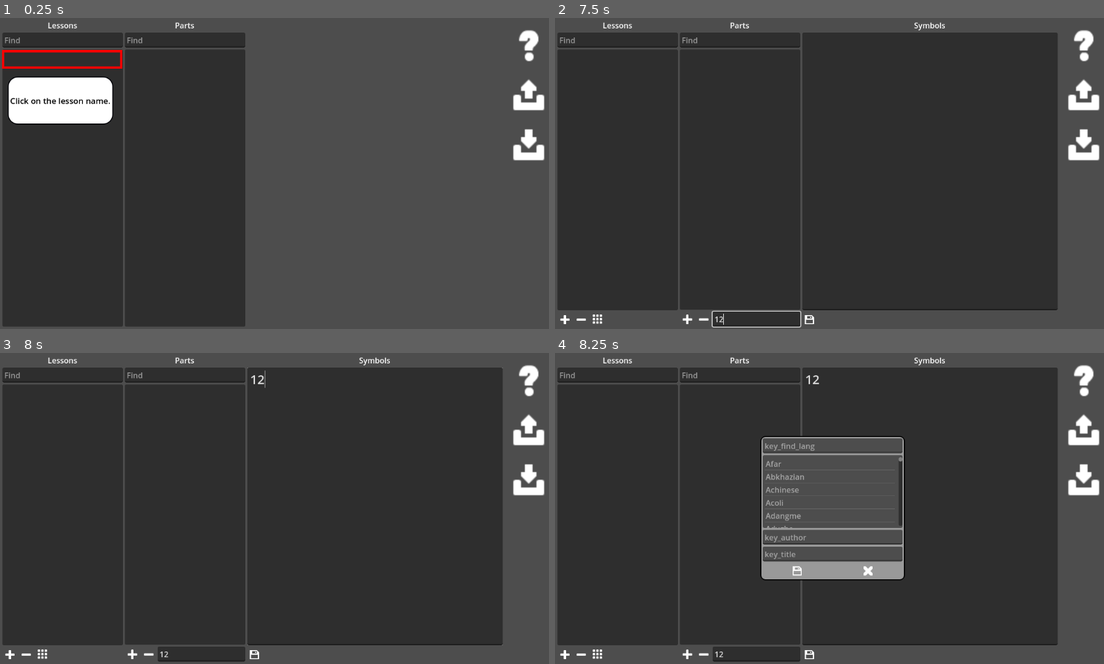
Above: before the commit, frames 1-4 (two rows, left to right).
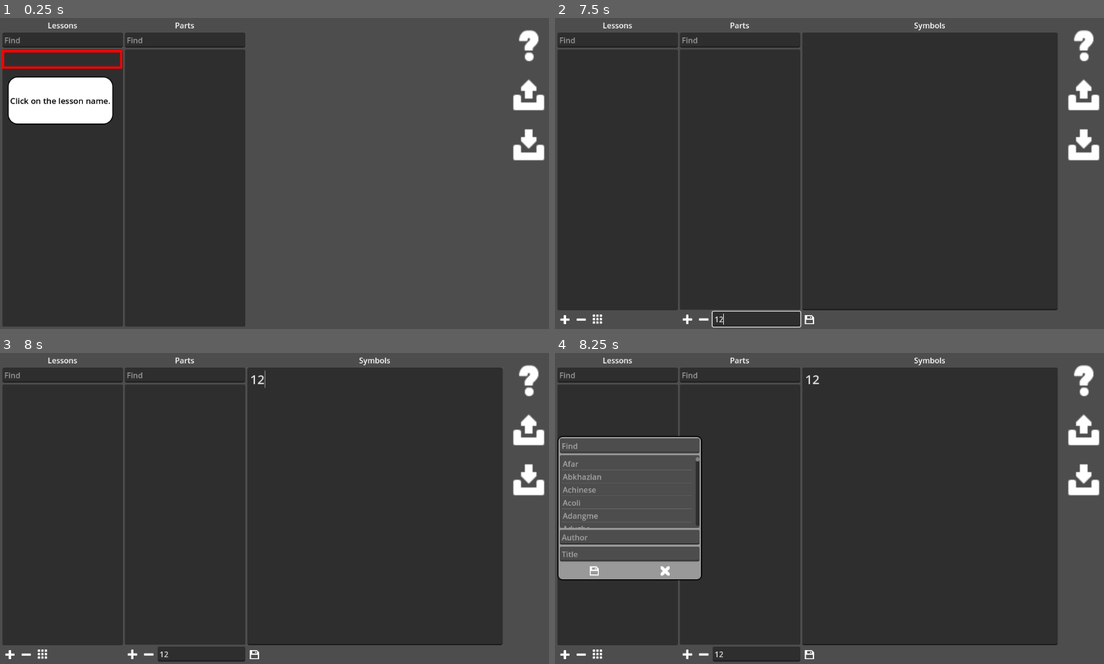
Above: after the commit, the same moments.

Repository: Medex81/100mina
Game: Godot game, scene res://app/scenes/lessons.tscn
Two runs of this game, one before a commit and one after it. Both use one fixed random seed, a clock stepped at 60 frames per second and the inputs below.
Inputs (mouse positions are in pixels of both pictures, inside the frame that each line leads up to):
- Up to frame 1 (0.25 s): no input
- Up to frame 2 (7.5 s): click (615, 39) at 0.52 s; type "Alex" at 0.6 s; click (741, 39) at 0.75 s; type "Alex" at 0.83 s; click (1082, 92) at 1.25 s; click (1082, 142) at 2 s; click (1082, 92) at 2.75 s; click (1082, 142) at 3.5 s; click (1082, 92) at 4.25 s; click (1082, 142) at 5 s; click (1082, 42) at 5.75 s; tap Enter at 6.5 s; move the mouse to (615, 58) at 6.52 s; tap E at 6.6 s; click (615, 58) at 6.67 s; click (758, 319) at 7.27 s; type "12" at 7.35 s
- Up to frame 3 (8 s): click (373, 505) at 7.5 s; type "12" at 7.58 s
- Up to frame 4 (8.25 s): click (565, 654) at 8.02 s

Frames 1-3 are identical in both runs. In frame 4, 23% of the frame differs, in the area x 0-64%, y 26-74%.

Commit message:
Replacement of outdated translation keys. Removed artifact files.

Diff:
--- a/app/scenes/editor.gd
+++ /dev/null
@@ -1,70 +0,0 @@
-extends HBoxContainer
-
-@export_file("*.*scn") var key_opt:String
-
-var _key_opt_res:PackedScene
-
-signal send_key_set(key_sets)
-
-func _ready():
-	if not key_opt.is_empty():
-		_key_opt_res = load(key_opt)
-
-func _on_add_pressed():
-	if _key_opt_res:
-		$key_sets.add_child(_key_opt_res.instantiate())
-	else:
-		OS.alert(tr("key_need_key_opt"), tr("key_error"))
-
-func _on_remove_pressed():
-	remove(-1)
-
-func remove(index:int)->bool:
-	if $key_sets.get_child_count() and index < $key_sets.get_child_count():
-		var last_child = $key_sets.get_children()[index]
-		$key_sets.remove_child(last_child)
-		last_child.queue_free()
-		return true
-	return false
-
-func _on_save_pressed():
-	var _key_sets:Dictionary
-	var is_func_key = false
-	var is_sign_key = false
-	for child in $key_sets.get_children():
-		if child is KeySet:
-			var key_set_res = child.serialize()
-			if _key_sets.has(key_set_res.modification):
-				OS.alert(tr("key_already_exists").format([key_set_res.modification]), tr("key_error"))
-				return
-			if key_set_res.modification == TypeEngine.key_simple and key_set_res.value.is_empty():
-				OS.alert(tr("key_empty_simple").format([key_set_res.modification]), tr("key_error"))
-				return
-			if key_set_res.value.is_empty():
-				if is_func_key:
-					OS.alert(tr("key_one_func_set"), tr("key_error"))
-					return
-				if is_sign_key:
-					OS.alert(tr("key_only_one_type"), tr("key_error"))
-					return
-				is_func_key = true
-			if key_set_res.modification == TypeEngine.key_simple and not key_set_res.value.is_empty() and is_func_key:
-				OS.alert(tr("key_only_one_type"), tr("key_error"))
-				return
-			if key_set_res.modification == TypeEngine.key_simple and not key_set_res.value.is_empty():
-				is_sign_key = true
-			_key_sets[key_set_res.modification] = key_set_res
-		else:
-			OS.alert(tr("key_only_keyset"), tr("key_error"))
-			return
-
-	emit_signal("send_key_set", _key_sets)
-
-func deserialize(dict:Dictionary):
-	while remove(-1):
-		pass
-	if _key_opt_res:
-		for key in dict.keys():
-			var key_set = _key_opt_res.instantiate() as KeySet
-			key_set.deserialize(dict[key])
-			$key_sets.add_child(key_set)
--- a/app/scenes/help.gd
+++ b/app/scenes/help.gd
@@ -2,6 +2,8 @@
 
 @export_file("*.tscn") var create_lesson:String
 @export_file("*.tscn") var create_keyboard:String
+@export_file("*.tscn") var export:String
+@export_file("*.tscn") var import:String
 
 func _ready():
 	$margin/VBoxContainer/version.text = tr("key_title_version").format([TypeEngine.version])
@@ -12,18 +14,22 @@
 func _on_create_lesson_pressed():
 	_on_pressed()
 	if not create_lesson.is_empty():
-		TypeEngine.add_tutor(create_lesson, get_tree().current_scene)
+		TypeEngine.add_tutor(create_lesson, get_tree().current_scene.get_node("main"))
 
 func _on_create_keyboard_pressed():
 	_on_pressed()
 	if not create_keyboard.is_empty():
-		TypeEngine.add_tutor(create_keyboard, get_tree().current_scene)
+		TypeEngine.add_tutor(create_keyboard, get_tree().current_scene.get_node("main"))
 
 func _on_export_pressed():
 	_on_pressed()
+	if not export.is_empty():
+		TypeEngine.add_tutor(export, get_tree().current_scene.get_node("main"))
 
 func _on_import_pressed():
 	_on_pressed()
+	if not import.is_empty():
+		TypeEngine.add_tutor(import, get_tree().current_scene.get_node("main"))
 
 func _on_help_pressed():
 	visible = !visible
--- a/app/scenes/help.tscn
+++ b/app/scenes/help.tscn
@@ -4,6 +4,14 @@
 
 [sub_resource type="StyleBoxFlat" id="StyleBoxFlat_yehli"]
 bg_color = Color(0.14902, 0.137255, 0.137255, 1)
+border_width_left = 3
+border_width_top = 3
+border_width_right = 3
+border_width_bottom = 3
+corner_radius_top_left = 5
+corner_radius_top_right = 5
+corner_radius_bottom_right = 5
+corner_radius_bottom_left = 5
 
 [node name="help" type="Panel"]
 custom_minimum_size = Vector2(400, 500)
@@ -30,15 +38,17 @@
 theme_override_constants/margin_top = 10
 theme_override_constants/margin_right = 10
 theme_override_constants/margin_bottom = 10
-metadata/_edit_use_anchors_ = true
 
 [node name="VBoxContainer" type="VBoxContainer" parent="margin"]
 layout_mode = 2
 
 [node name="about" type="Label" parent="margin/VBoxContainer"]
 layout_mode = 2
+size_flags_vertical = 3
+theme_override_constants/line_spacing = -4
 text = "key_help_about_text"
 horizontal_alignment = 1
+vertical_alignment = 1
 autowrap_mode = 3
 
 [node name="version" type="Label" parent="margin/VBoxContainer"]
@@ -105,12 +115,12 @@
 
 [node name="export" type="Button" parent="margin/VBoxContainer"]
 layout_mode = 2
-text = "key_tutor_export"
+text = "key_tutor_export_lesson"
 flat = true
 
 [node name="import" type="Button" parent="margin/VBoxContainer"]
 layout_mode = 2
-text = "key_tutor_import"
+text = "key_tutor_import_lesson"
 flat = true
 
 [connection signal="pressed" from="margin/VBoxContainer/vk" to="." method="_on_pressed"]
--- a/app/scenes/keyboard.gd
+++ b/app/scenes/keyboard.gd
@@ -44,7 +44,7 @@
 	if not _first_symbol.is_empty():
 		_on_type_area_send_next_symbol(_first_symbol)
 
-	if _scene_data.edit_mode:
+	if _scene_data and _scene_data.edit_mode:
 		for button in specials_button_group.get_buttons():
 			button.disabled = true
 
@@ -53,7 +53,7 @@
 	$key_value.set_values(button.key_sets)
 	if $key_value.visible:
 		$key_value.grab_focus()
-		get_tree().call_group(TutorStep.group_name, TutorStep.group_method)
+		get_tree().call_group(TutorStep.group_name, TutorStep.group_method, "lineedit")
 
 # select the button by the next character that the user must enter
 func _on_type_area_send_next_symbol(symbol):
--- a/app/scenes/lesson_options.gd
+++ b/app/scenes/lesson_options.gd
@@ -29,17 +29,17 @@
 	if not select_id.is_empty():
 		lang = $margin/VBoxContainer/lang_list.get_item_text(select_id.front()).to_snake_case()
 	else:
-		OS.alert(tr("key_tutor_find_lang"), tr("key_error"))
+		OS.alert(tr("key_tutor_lang_list"), tr("key_title_error"))
 		return
 
 	if $margin/VBoxContainer/author.text.is_empty():
-		OS.alert(tr("key_tutor_author"), tr("key_error"))
+		OS.alert(tr("key_tutor_author"), tr("key_title_error"))
 		return
 	else:
 		author = $margin/VBoxContainer/author.text.to_snake_case()
 
 	if $margin/VBoxContainer/title.text.is_empty():
-		OS.alert(tr("key_tutor_lesson_name"), tr("key_error"))
+		OS.alert(tr("key_tutor_lesson_name"), tr("key_title_error"))
 		return
 	else:
 		title = $margin/VBoxContainer/title.text.to_snake_case()
@@ -49,8 +49,8 @@
 	visible = false
 
 	emit_signal("send_need_update")
-	get_tree().call_group(TutorStep.group_name, TutorStep.group_method)
+	get_tree().call_group(TutorStep.group_name, TutorStep.group_method, "step_lesson_sel_new")
 
 func _on_add_pressed():
 	visible = true
-	get_tree().call_group(TutorStep.group_name, TutorStep.group_method)
+	get_tree().call_group(TutorStep.group_name, TutorStep.group_method, "step_find_lang")
--- a/app/scenes/lessons.gd
+++ b/app/scenes/lessons.gd
@@ -40,16 +40,19 @@
 func _on_list_item_clicked(index, _at_position, _mouse_button_index):
 	_lang = TypeEngine.get_lesson_lang($list.get_item_text(index))
 	emit_signal("send_lesson_clicked", $list.get_item_text(index))
-	get_tree().call_group(TutorStep.group_name, TutorStep.group_method)
+	get_tree().call_group(TutorStep.group_name, TutorStep.group_method, "step_lesson_part_list")
+	get_tree().call_group(TutorStep.group_name, TutorStep.group_method, "step_part_name")
+	get_tree().call_group(TutorStep.group_name, TutorStep.group_method, "step_key_kb_edit")
+	get_tree().call_group(TutorStep.group_name, TutorStep.group_method, "step_dialog")
 
 func start_lesson(lesson:String):
 	var parts = TypeEngine.get_lesson_parts(lesson)
 	_lang = TypeEngine.get_lesson_lang(lesson)
 	if not TypeEngine.is_keyboard_exists(_lang):
-		OS.alert(tr("key_kb_not_exists").format([_lang, lesson]), tr("key_error"))
+		OS.alert(tr("key_error_kb_not_exists").format([_lang, lesson]), tr("key_title_error"))
 		return
 	if parts.is_empty():
-		OS.alert(tr("key_no_parts_in_lesson").format([lesson]), tr("key_error"))
+		OS.alert(tr("key_error_no_parts_in_lesson").format([lesson]), tr("key_title_error"))
 		return
 	var part = TypeEngine.get_part_from_state(lesson) as String
 	if part.is_empty():
@@ -57,12 +60,12 @@
 	else:
 		var ind_part = parts.keys().find(part)
 		if ind_part == -1:
-			OS.alert(tr("key_change_in_lesson").format([lesson, part]), tr("key_error"))
+			OS.alert(tr("key_error_change_in_lesson").format([lesson, part]), tr("key_title_error"))
 			return
 		if ind_part < parts.keys().size() - 1:
 			part = parts.keys()[ind_part + 1]
 		else:
-			OS.alert(tr("key_lesson_done"), tr("key_congratulations"))
+			OS.alert(tr("key_done_lesson"), tr("key_title_congratulations"))
 			TypeEngine.set_part_to_state(lesson, "")
 			return
 
@@ -94,7 +97,7 @@
 		TypeEngine.scene_mediator[TypeEngine.keyboard_scene] = data
 		get_tree().change_scene_to_file(TypeEngine.keyboard_scene)
 	else:
-		OS.alert(tr("key_error_select_lesson"), tr("key_error"))
+		OS.alert(tr("key_error_select_lesson"), tr("key_title_error"))
 
 # export the lesson and keyboard file to the specified directory
 func _on_file_export_dir_selected(dir):
--- a/app/scenes/lessons.tscn
+++ b/app/scenes/lessons.tscn
@@ -151,7 +151,7 @@
 [node name="new_part" type="LineEdit" parent="main/mediator/parts/manage"]
 layout_mode = 2
 size_flags_horizontal = 3
-tooltip_text = "key_name_add_part"
+tooltip_text = "key_hint_part_name"
 placeholder_text = "key_new"
 
 [node name="chapter" type="VBoxContainer" parent="main/mediator"]
@@ -235,7 +235,7 @@
 visible = false
 custom_minimum_size = Vector2(300, 300)
 layout_mode = 2
-size_flags_horizontal = 4
+size_flags_horizontal = 0
 size_flags_vertical = 4
 theme_override_styles/panel = SubResource("StyleBoxFlat_wned2")
 script = ExtResource("9_6x0vf")
@@ -251,6 +251,7 @@
 theme_override_constants/margin_top = 5
 theme_override_constants/margin_right = 5
 theme_override_constants/margin_bottom = 5
+metadata/_edit_use_anchors_ = true
 
 [node name="VBoxContainer" type="VBoxContainer" parent="main/lesson_options/margin"]
 layout_mode = 2
@@ -259,7 +260,7 @@
 custom_minimum_size = Vector2(250, 0)
 layout_mode = 2
 tooltip_text = "key_title_find"
-placeholder_text = "key_find_lang"
+placeholder_text = "key_title_find"
 
 [node name="lang_list" type="ItemList" parent="main/lesson_options/margin/VBoxContainer"]
 layout_mode = 2
@@ -270,13 +271,13 @@
 custom_minimum_size = Vector2(250, 0)
 layout_mode = 2
 tooltip_text = "key_title_author"
-placeholder_text = "key_author"
+placeholder_text = "key_title_author"
 
 [node name="title" type="LineEdit" parent="main/lesson_options/margin/VBoxContainer"]
 custom_minimum_size = Vector2(250, 0)
 layout_mode = 2
 tooltip_text = "key_title_title"
-placeholder_text = "key_title"
+placeholder_text = "key_title_title"
 
 [node name="HBoxContainer" type="HBoxContainer" parent="main/lesson_options/margin/VBoxContainer"]
 layout_mode = 2
@@ -314,8 +315,11 @@
 offset_bottom = 250.0
 create_lesson = "res://app/scenes/tutor/tutor_create_lesson.tscn"
 create_keyboard = "res://app/scenes/tutor/tutor_create_keyboard.tscn"
+export = "res://app/scenes/tutor/tutor_export.tscn"
+import = "res://app/scenes/tutor/tutor_import.tscn"
 
 [connection signal="send_lesson_clicked" from="main/mediator/lessons" to="main/mediator" method="_on_lessons_send_lesson_clicked"]
+[connection signal="send_lesson_clicked" from="main/mediator/lessons" to="main/mediator/toolbox" method="_on_lessons_send_lesson_clicked"]
 [connection signal="text_submitted" from="main/mediator/lessons/find" to="main/mediator/lessons" method="_on_find_text_submitted"]
 [connection signal="item_activated" from="main/mediator/lessons/list" to="main/mediator/lessons" method="_on_list_item_activated"]
 [connection signal="item_clicked" from="main/mediator/lessons/list" to="main/mediator/lessons" method="_on_list_item_clicked"]
--- a/app/scenes/mediator.gd
+++ b/app/scenes/mediator.gd
@@ -12,7 +12,8 @@
 				_state = !_state
 				edit_state(_state)
 				if _state:
-					get_tree().call_group(TutorStep.group_name, TutorStep.group_method)
+					get_tree().call_group(TutorStep.group_name, TutorStep.group_method, "step_lesson_create")
+					get_tree().call_group(TutorStep.group_name, TutorStep.group_method, "step_select_lesson")
 
 func edit_state(state:bool):
 	$chapter.visible = state
--- a/app/scenes/parts.gd
+++ b/app/scenes/parts.gd
@@ -21,9 +21,9 @@
 			_parts[new_part] = ""
 			$list.add_item(new_part)
 			TypeEngine.save_parts(_lesson, make_lesson_dict())
-			get_tree().call_group(TutorStep.group_name, TutorStep.group_method)
+			get_tree().call_group(TutorStep.group_name, TutorStep.group_method, "step_sel_new_part")
 	else:
-		OS.alert(tr("key_error_empty_part_name"), tr("key_error"))
+		OS.alert(tr("key_error_empty_part_name"), tr("key_title_error"))
 
 func make_lesson_dict()->Dictionary:
 	var dict:Dictionary
@@ -61,7 +61,7 @@
 # a signal to the character editor with the string it needs to display
 func _on_list_item_clicked(index, _at_position, _mouse_button_index):
 	emit_signal("send_part_clicked", _parts.get($list.get_item_text(index), ""))
-	get_tree().call_group(TutorStep.group_name, TutorStep.group_method)
+	get_tree().call_group(TutorStep.group_name, TutorStep.group_method, "step_add_symbols")
 
 func save_part(symbols:String):
 	var select_id = $list.get_selected_items() as Array
@@ -70,7 +70,7 @@
 		TypeEngine.save_parts(_lesson, make_lesson_dict())
 		OS.alert(tr("key_done_part_saved"), "")
 	else:
-		OS.alert(tr("key_error_not_selected_part"), tr("key_error"))
+		OS.alert(tr("key_error_not_selected_part"), tr("key_title_error"))
 
 # we start the lesson from the selected part even if we finished earlier on another one
 func _on_list_item_activated(index):
@@ -83,4 +83,4 @@
 		TypeEngine.scene_mediator[TypeEngine.keyboard_scene] = data
 		get_tree().change_scene_to_file(TypeEngine.keyboard_scene)
 	else:
-		OS.alert(tr("key_kb_not_exists").format([_lang]), tr("key_error"))
+		OS.alert(tr("key_error_kb_not_exists").format([_lang]), tr("key_title_error"))
